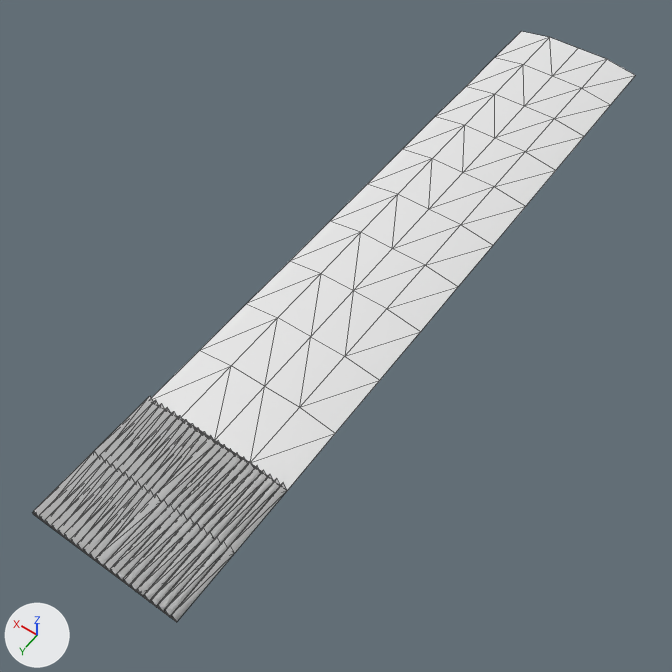
What one commit did to the OBJ model Resources/Meshes/10m/Ground_LevelCrossing_Pavement.obj.
Camera for both pictures: a 50 mm camera at (-25.5, 43.2, 53.1) aimed at (0.7, 6.5, -4.6). Arrows for +X, +Y and +Z are at lower left; the lights stay in place. Mesh edges are drawn as thin lines. Where no turn or scale is listed for an object, it has been applied to the vertices.

The scene before the commit, as lines of its bpy script (objects in view):
```python
me_ground_levelcrossing_pavement = bpy.data.meshes.new('Ground_LevelCrossing_Pavement')
me_ground_levelcrossing_pavement.from_pydata(...)  # 198 vertices, 298 faces; spans x -6.0..6.0, y -32.0..32.0, z -0.3..0.5
ob_ground_levelcrossing_pavement = bpy.data.objects.new('Ground_LevelCrossing_Pavement', me_ground_levelcrossing_pavement)
ob_ground_levelcrossing_pavement.location = (0.0, 0.0, 0.0)
```
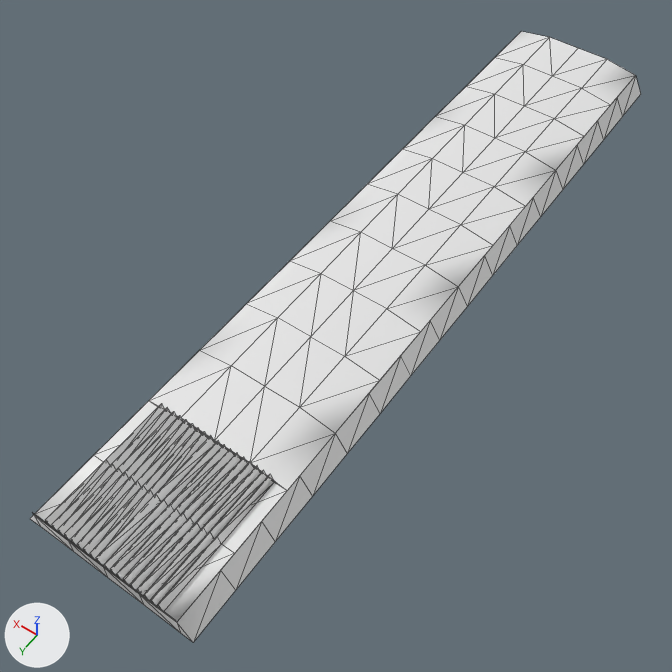
Location of each change, (x1, y1, x2, y2) in pixels of the pictures (672 x 672 px):
'Ground_LevelCrossing_Pavement', reshaped
    before: (33, 31, 635, 622)
    after: (30, 31, 641, 642)
part 1 of me_ground_levelcrossing_pavement, built on
    before: (34, 396, 287, 622)
    after: (30, 75, 641, 642)

Edits to the bpy script that builds the scene:
```text
Change me_ground_levelcrossing_pavement:
    used by ob_ground_levelcrossing_pavement; location = (0.0, 0.0, 0.0)
    remove me_ground_levelcrossing_pavement.from_pydata(...)  # 198 vertices, 298 faces; spans x -6.0..6.0, y -32.0..32.0, z -0.3..0.5
    add me_ground_levelcrossing_pavement.from_pydata(...)  # 249 vertices, 340 faces; spans x -7.0..7.0, y -32.0..32.0, z -2.0..0.5
    me_ground_levelcrossing_pavement part 1
    16 vertices are removed from x -5.7..5.7, y 21.3..32.0, z -0.3..0.5
    32 faces are deleted
    10 vertices are added at x -7.0..6.0, y -32.0..32.0, z -2.0..-0.3
    8 new vertices lie (0.0, 4.0, 0.0) away from vertices in x -6.0..6.0, y -32.0..16.0, z -0.3
    9 new vertices lie (1.0, 0.0, -1.7) away from vertices in x 6.0, y -32.0..32.0, z -0.3
    12 new vertices lie (0.0, 4.0, 0.0) away from vertices in x -6.0..7.0, y -28.0..20.0, z -2.0..-0.3
    12 new vertices lie (0.0, 4.0, 0.0) away from vertices in x -6.0..7.0, y -24.0..24.0, z -2.0..-0.3
    16 new vertices lie (-1.0, 4.0, -1.7) away from vertices in x -6.0, y -32.0..28.0, z -0.3
    74 new faces join them
```
